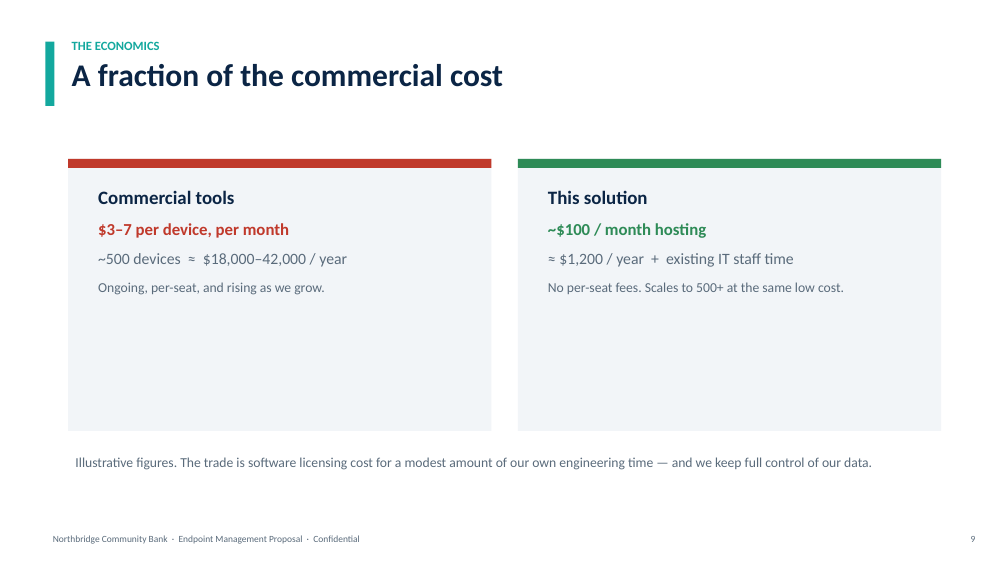
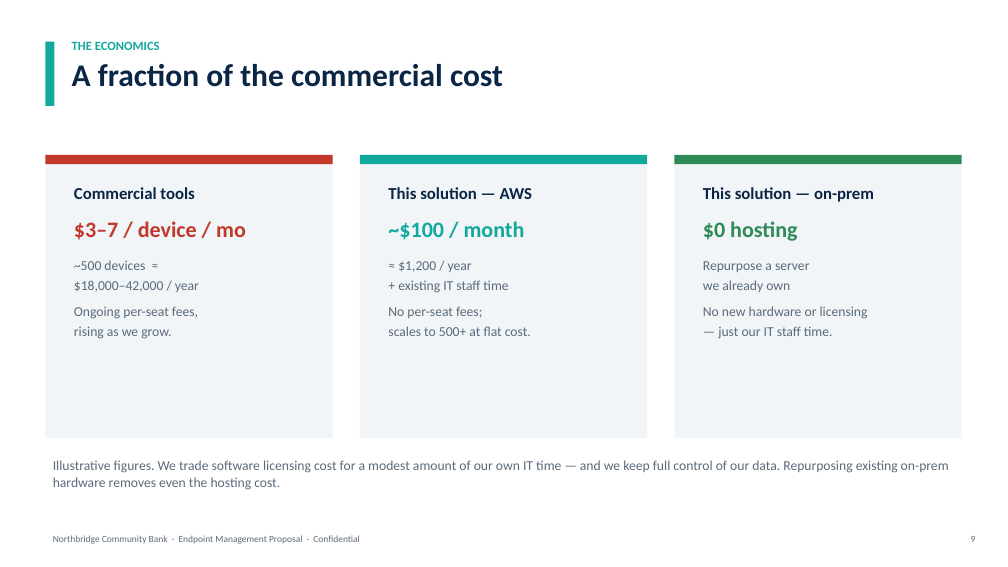
Before and after one commit to eyemru/open-endpoint-management, a slide deck: slide 10 of presentation/Northbridge_EndpointManagement_ExecBrief.pptx. Drawn at 1008x567 pixels with LibreOffice and Linux fonts; fonts in the diff are those of the drawing. Boxes give left, top, right and bottom in pixels: in the first picture for what was removed or moved away, otherwise in the second. Text is boxed around its words. In the diff, an @@ line names an element or a change of style, - is before the commit and + after.

```diff
--- a/presentation/Northbridge_EndpointManagement_ExecBrief.pptx
+++ b/presentation/Northbridge_EndpointManagement_ExecBrief.pptx
@@ rectangle: place and size @@
-rectangle at <box>68,159,492,431</box>
+rectangle at <box>45,155,333,439</box>
@@ rectangle: place and size @@
-rectangle at <box>68,159,492,168</box>
+rectangle at <box>45,155,333,164</box>
@@ text "Commercial tools": place and size @@
-text "Commercial tools" at <box>98,190,347,295</box>
+text "Commercial tools" at <box>74,187,246,339</box>
@@ rectangle added at <box>360,155,647,439</box>, fill #F2F5F8 @@
@@ rectangle added at <box>360,155,647,164</box>, fill #13A89E @@
@@ rectangle: place and size @@
-rectangle at <box>518,159,941,431</box>
+rectangle at <box>675,155,962,439</box>
@@ rectangle: place and size @@
-rectangle at <box>518,159,941,168</box>
+rectangle at <box>675,155,962,164</box>
@@ text at <box>74,187,194,199</box>: size 18 to 16 pt in "Commercial tools"; more space between paragraphs @@
@@ text at <box>388,187,533,336</box>: text changed @@
-This solution
-~$100 / month hosting
-≈ $1,200 / year + existing IT staff time
-No per-seat fees. Scales to 500+ at the same low cost.
+This solution — AWS
+~$100 / month
+≈ $1,200 / year
++ existing IT staff time
+No per-seat fees;
+scales to 500+ at flat cost.
@@ text added at <box>703,187,874,339</box>, 13 pt, text #5A6B7B @@
+This solution — on-prem
+$0 hosting
+Repurpose a server
+we already own
+No new hardware or licensing
+— just our IT staff time.
@@ text at <box>74,221,246,339</box>: text changed @@
-$3–7 per device, per month
-~500 devices ≈ $18,000–42,000 / year
-Ongoing, per-seat, and rising as we grow.
+$3–7 / device / mo
+~500 devices ≈
+$18,000–42,000 / year
+Ongoing per-seat fees,
+rising as we grow.
@@ text at <box>53,460,949,490</box>: text changed @@
-Illustrative figures. The trade is software licensing cost for a modest amount of our own engineering time — and we keep full control of our data.
+Illustrative figures. We trade software licensing cost for a modest amount of our own IT time — and we keep full control of our data. Repurposing existing on-prem hardware removes even the hosting cost.
```
Also in this commit, not shown: 6 other files.
